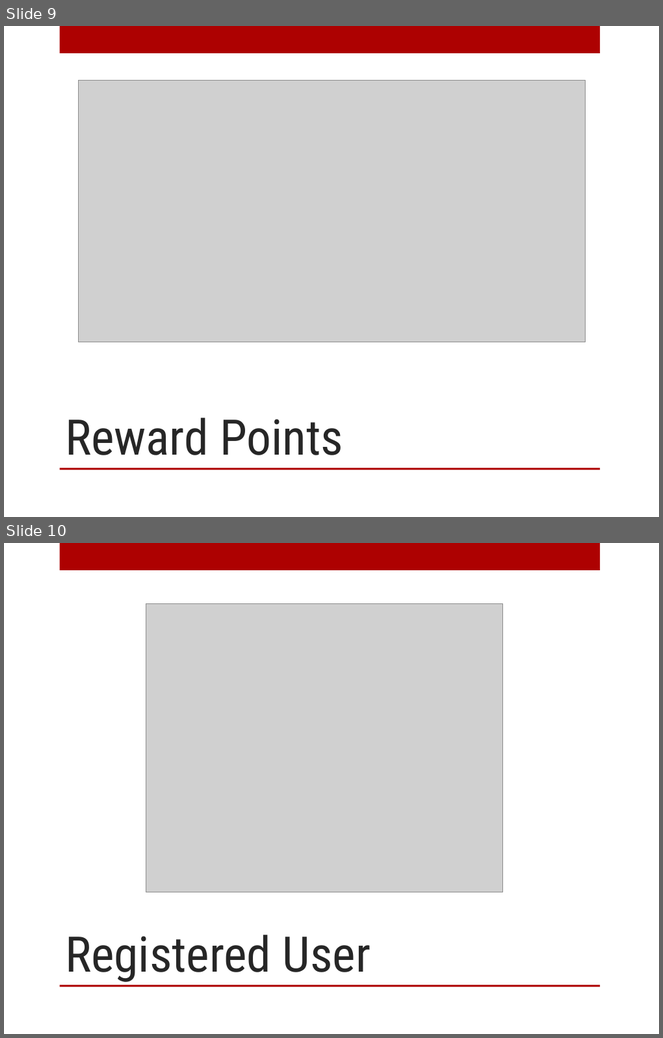
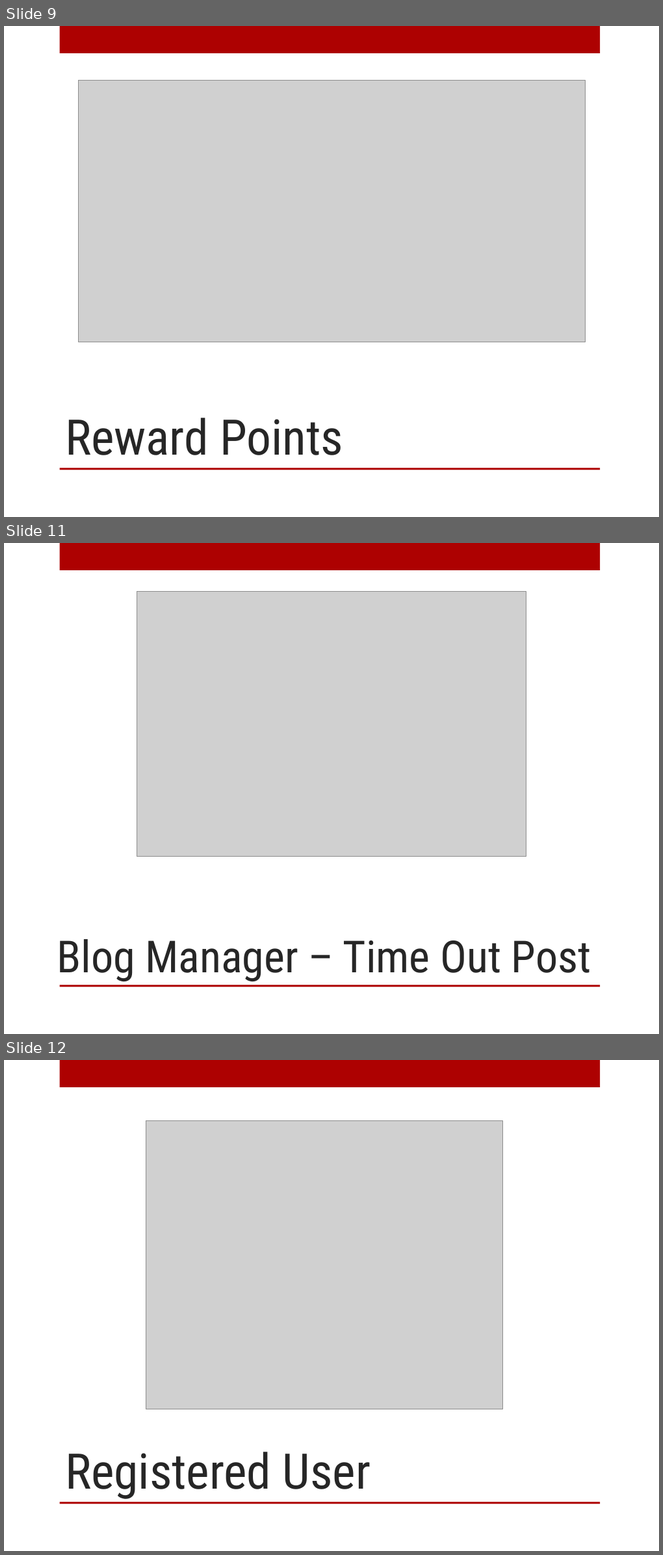
Before and after one commit to patrickbraud/CapstoneProject, a slide deck: Proposal/Design/Design_Presentation.pptx. Shown one above the other, each under a label of ours: slides 9 and 10 before the commit, slides 9, 11 and 12 after it; the slides between them are not shown. The pictures are 663x1038 and 663x1555 pixels, drawn with LibreOffice and Linux fonts; fonts in the diff are those of the drawing; grey boxes stand for pictures; background and template pictures are left out. Boxes give left, top, right and bottom in pixels: in the first picture for what was removed or moved away, otherwise in the second. Text is boxed around its words. In the diff, an @@ line names an element or a change of style, - is before the commit and + after.

```diff
--- a/Proposal/Design/Design_Presentation.pptx
+++ b/Proposal/Design/Design_Presentation.pptx
@@ slide 11 added at [4,543,659,1034], background picture (left out); not listed: 2 template elements that a slide beside it also shows @@
@@ picture added at [137,592,526,857] @@
@@ title added at [57,939,592,982], 48.6 pt, text #262626 @@
+Blog Manager – Time Out Post
@@ what was slide 10 is now slide 12 @@
```
Also in this commit, not shown: 1 other slide added.
